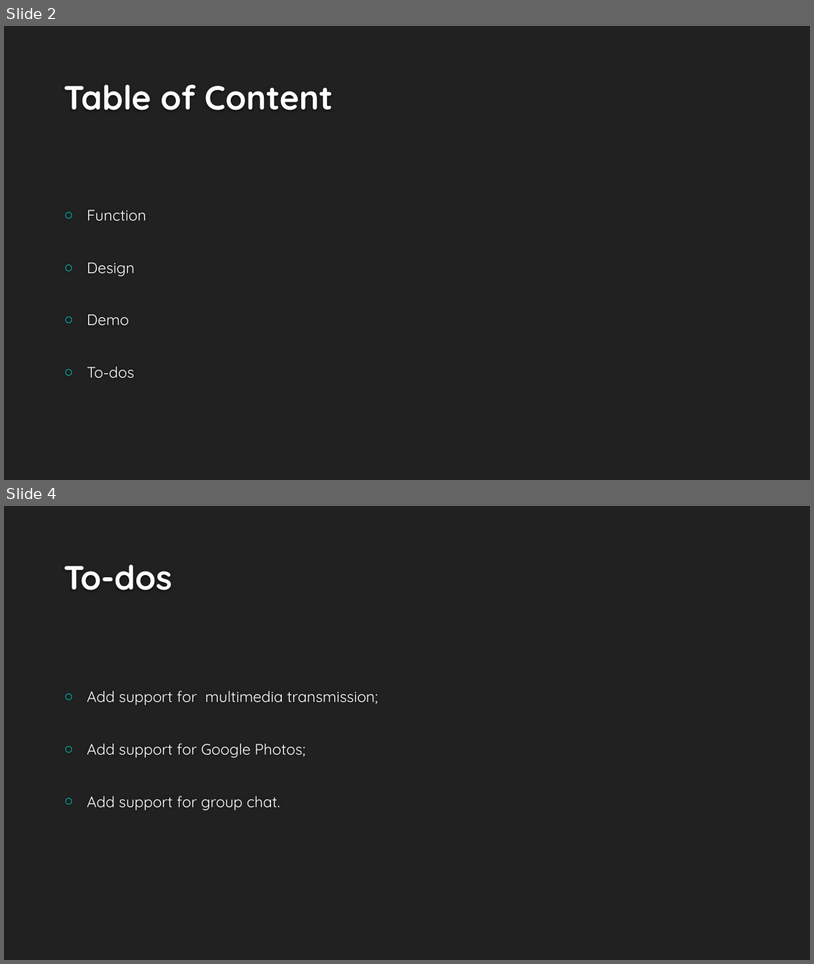
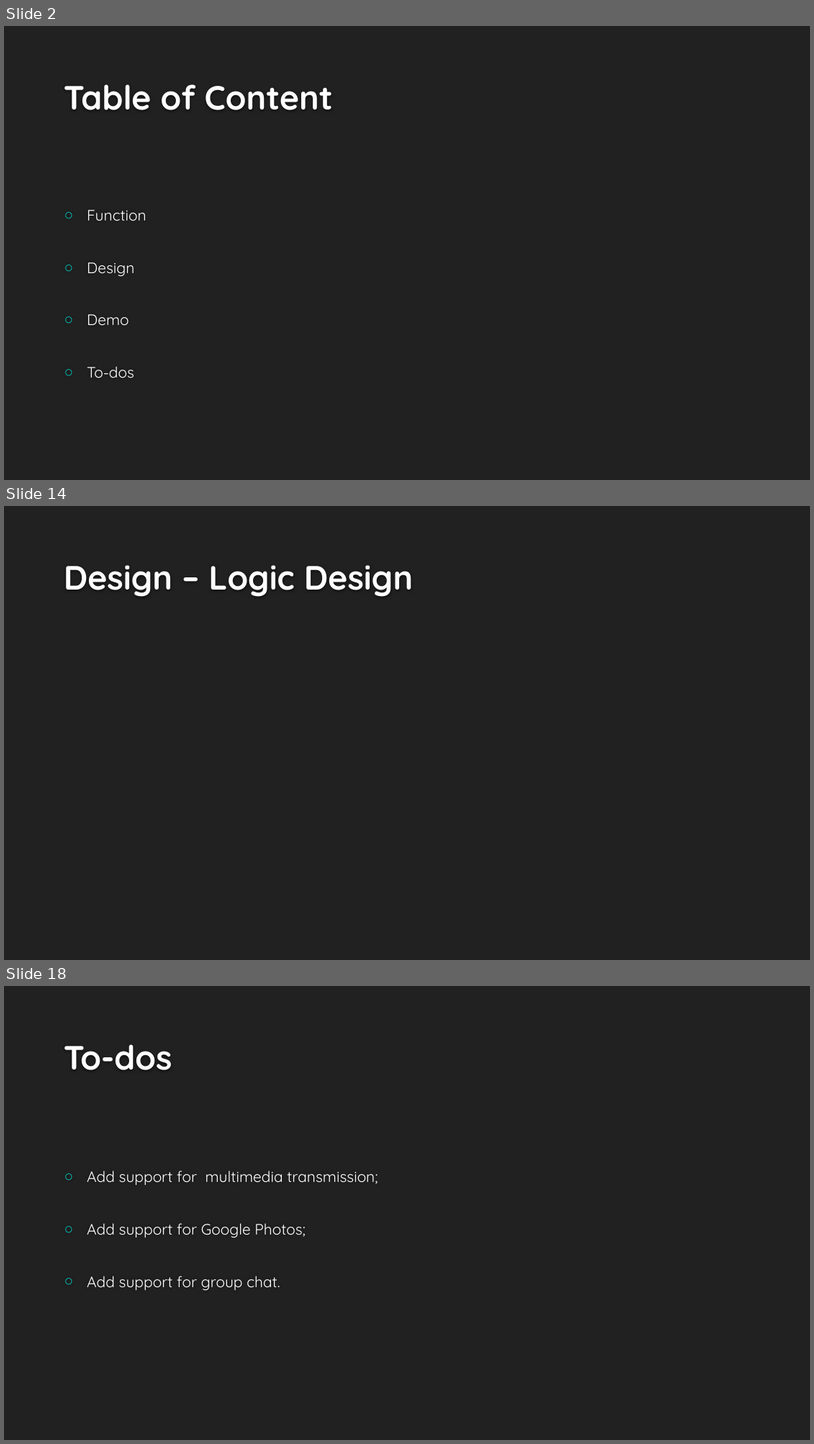
Before and after one commit to peiZ-peter/BluetoothChat, a slide deck: Presentation.pptx. Shown one above the other, each under a label of ours: slides 2 and 4 before the commit, slides 2, 14 and 18 after it; the slides between them are not shown. The pictures are 814x964 and 814x1444 pixels, drawn with LibreOffice and Linux fonts; fonts in the diff are those of the drawing; background and template pictures are left out. Boxes give left, top, right and bottom in pixels: in the first picture for what was removed or moved away, otherwise in the second. Text is boxed around its words. In the diff, an @@ line names an element or a change of style, - is before the commit and + after.

```diff
--- a/Presentation.pptx
+++ b/Presentation.pptx
@@ slide 14 added at (4,506,810,960), background #212121 @@
@@ title added at (64,565,414,597), 40 pt, text #FEFEFE, bold @@
+Design – Logic Design
@@ what was slide 4 is now slide 18 @@
```
Also in this commit, not shown: 1 slide changed, 13 other slides added, 26 other files.
